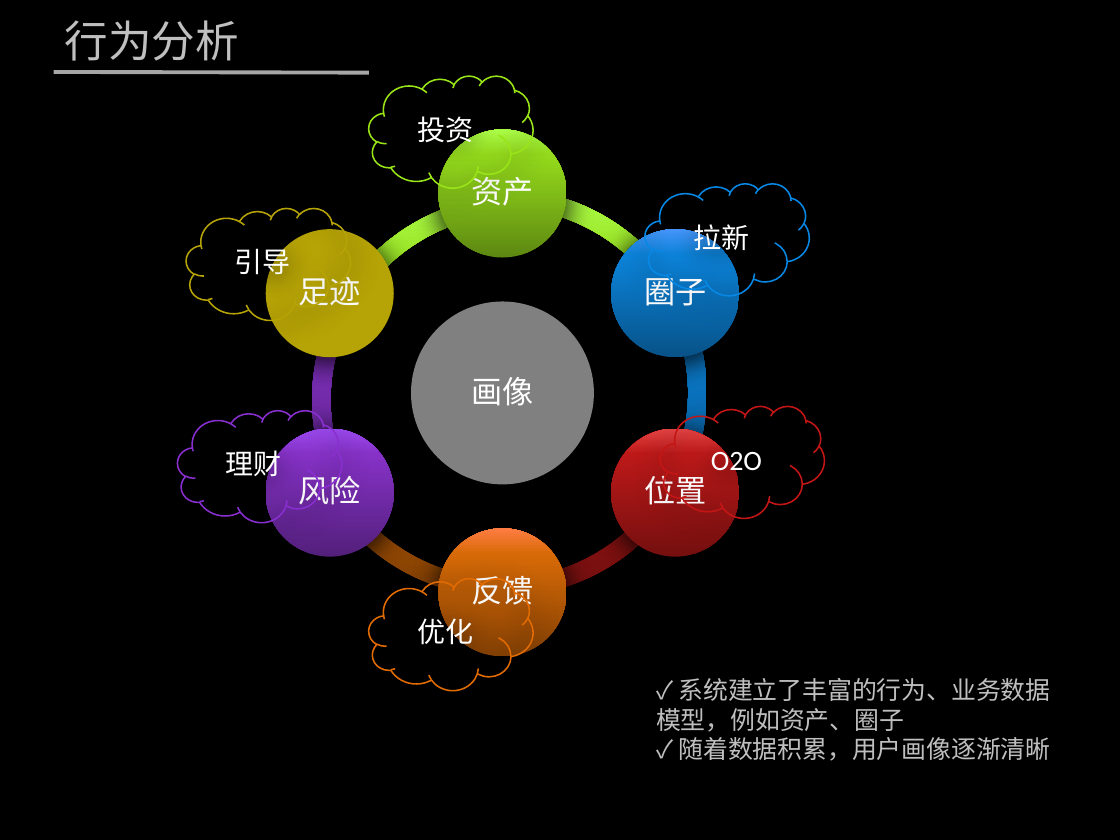
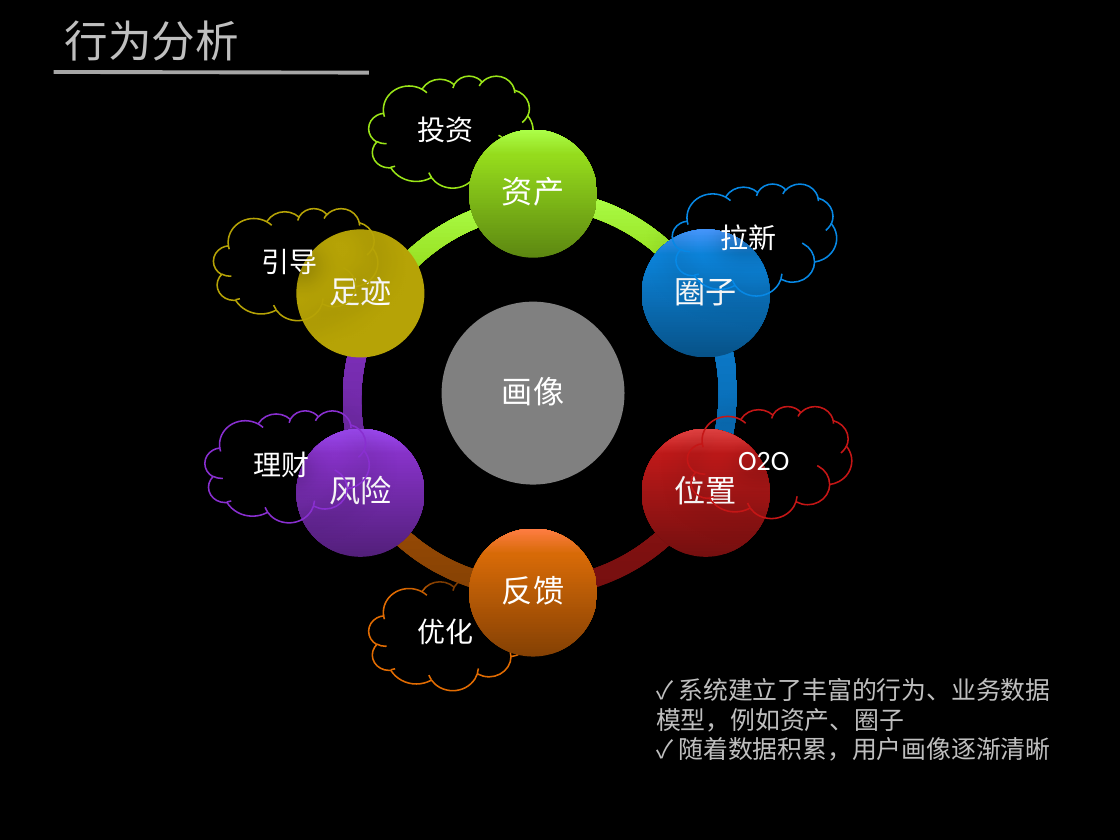
Before and after one commit to zhenghong/UBP, a slide deck: slide 5 of 营销.pptx (slide 4 before the commit). Drawn at 1120x840 pixels with LibreOffice and Linux fonts; fonts in the diff are those of the drawing; background and template pictures are left out. Boxes give left, top, right and bottom in pixels: in the first picture for what was removed or moved away, otherwise in the second. Text is boxed around its words. In the diff, an @@ line names an element or a change of style, - is before the commit and + after.

```diff
--- a/营销.pptx
+++ b/营销.pptx
@@ arch (boxed as its full ring): place and size @@
-arch (boxed as its full ring) at <box>312,196,720,604</box>
+arch (boxed as its full ring) at <box>329,189,737,597</box>
@@ arch (boxed as its full ring) at <box>329,189,737,597</box>: proportions changed @@
@@ arch (boxed as its full ring) at <box>343,196,750,604</box>: proportions changed @@
@@ arch (boxed as its full ring): place and size @@
-arch (boxed as its full ring) at <box>298,189,706,597</box>
+arch (boxed as its full ring) at <box>343,196,750,604</box>
@@ cloud "拉新": place and size @@
-cloud "拉新" at <box>645,184,810,296</box>
+cloud "拉新" at <box>672,184,837,296</box>
@@ 7 texts, 7 ellipses, 4 arch (boxed as its full ring)s, 2 clouds: place and size @@
-7 texts, 7 ellipses, 4 arch (boxed as its full ring)s, 2 clouds at <box>186,130,824,656</box>
+7 texts, 7 ellipses, 4 arch (boxed as its full ring)s, 2 clouds at <box>214,130,852,656</box>
@@ shadow off in 7 elements at <box>441,301,624,484</box>, <box>642,230,769,357</box>, <box>642,429,769,557</box>, <box>469,130,597,258</box>, <box>469,529,597,656</box>, <box>297,429,424,557</box>, <box>297,230,424,357</box> @@
@@ cloud "理财": place and size @@
-cloud "理财" at <box>178,410,343,522</box>
+cloud "理财" at <box>205,411,370,523</box>
```
Also in this commit, not shown: 4 other slides changed, 1 slide added, 1 slide removed.
